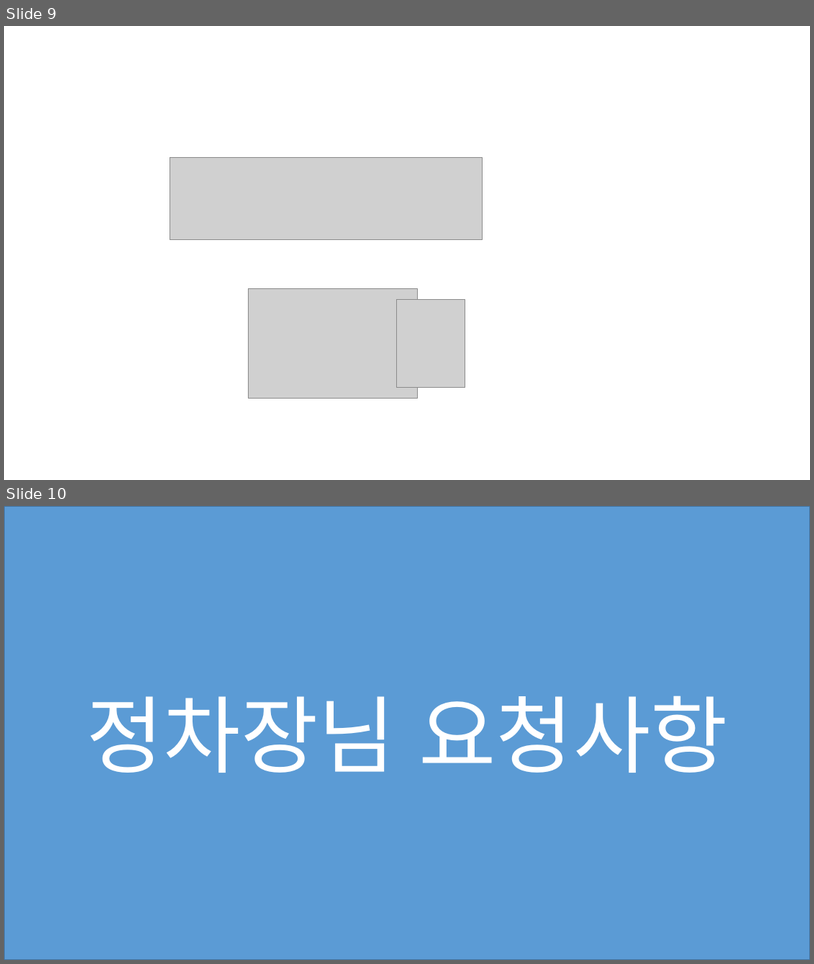
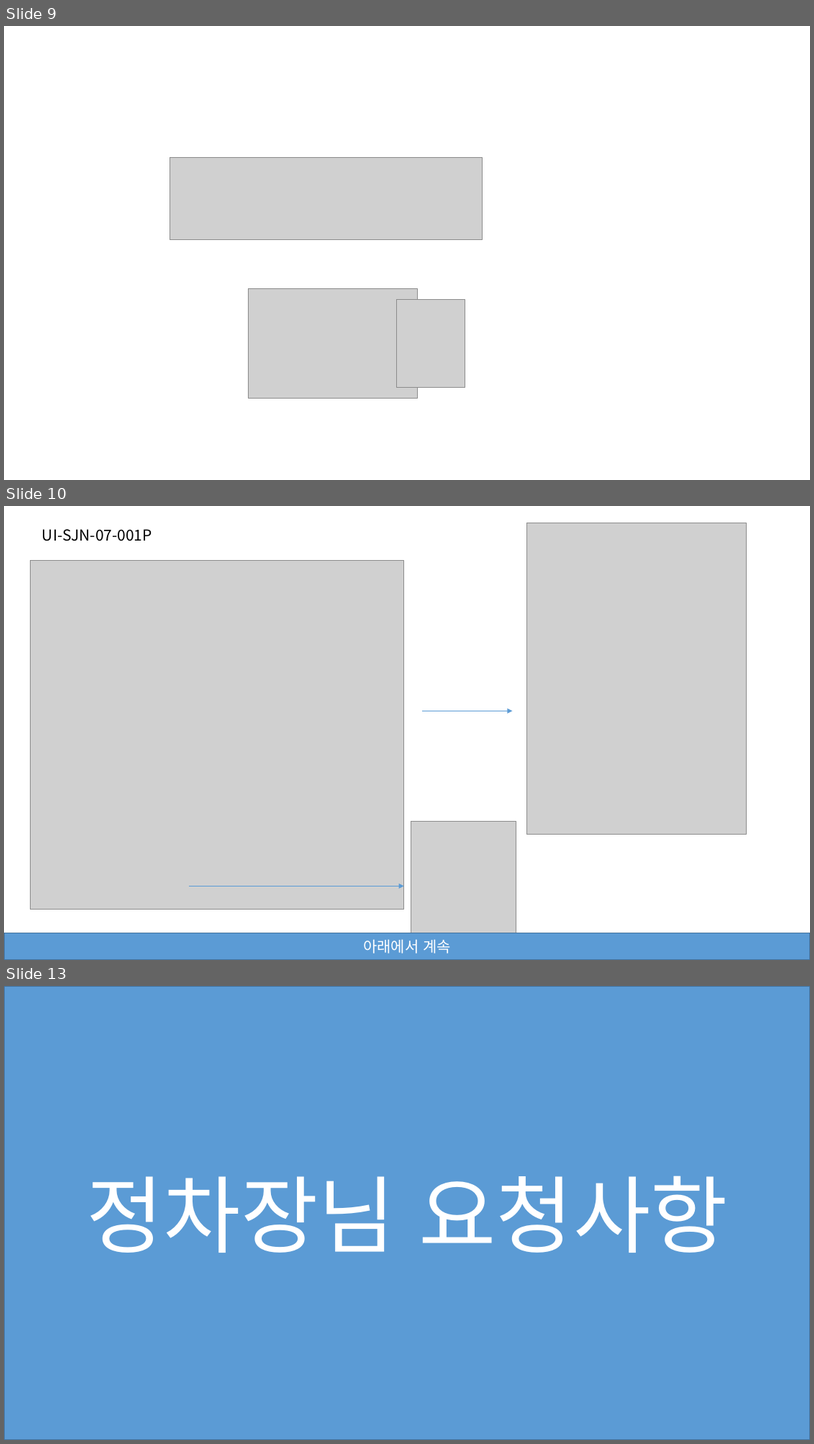
Before and after one commit to jeoungGyy/sejong, a slide deck: ppt/04-02.pptx. Shown one above the other, each under a label of ours: slides 9 and 10 before the commit, slides 9, 10 and 13 after it; the slides between them are not shown. The pictures are 814x964 and 814x1444 pixels, drawn with LibreOffice and Linux fonts; fonts in the diff are those of the drawing; grey boxes stand for pictures. Boxes give left, top, right and bottom in pixels: in the first picture for what was removed or moved away, otherwise in the second. Text is boxed around its words. In the diff, an @@ line names an element or a change of style, - is before the commit and + after.

```diff
--- a/ppt/04-02.pptx
+++ b/ppt/04-02.pptx
@@ slide 10 added at <box>4,506,810,960</box>, background #FFFFFF @@
@@ picture added at <box>527,523,747,834</box> @@
@@ text added at <box>42,529,152,541</box>, 18 pt, text #000000 @@
+UI-SJN-07-001P
@@ picture added at <box>31,560,404,909</box> @@
@@ arrow added from (422, 711) to (513, 711), #5B9BD5 0.5 pt @@
@@ picture added at <box>411,821,517,951</box> @@
@@ arrow added from (189, 886) to (404, 886), #5B9BD5 0.5 pt @@
@@ rectangle added at <box>4,933,810,960</box>, fill #5B9BD5, outline #43739E 1 pt, 18 pt, text #FFFFFF @@
+아래에서 계속
@@ what was slide 10 is now slide 13 @@
```
Also in this commit, not shown: 1 slide changed, 2 other slides added, 3 other files.
